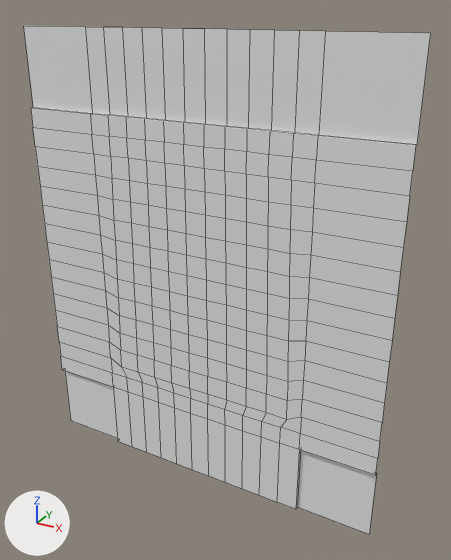
Renders of the FBX model Assets/Models/Traffic/Roads/Prop_MainRoadToRoad_T-Section.fbx from each side of a commit.
One viewpoint serves both versions: a 50 mm lens placed at (13.96, -1.82, 7.16), pointed at (6.96, 10.91, 0.8). The axes (+X, +Y, +Z) are drawn at lower left. The lights are the same throughout. Mesh edges are drawn as thin lines. Where no turn or scale is listed for an object, it has been applied to the vertices.

In view in the first picture: 'Prop_MainRoadToRoad_T-Section'.
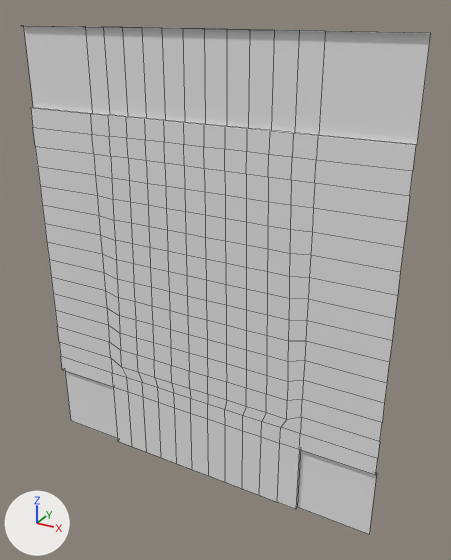
Commit message: Updated road assets

Where the change shows, as pixel boxes [x1, y1, x2, y2] in the pictures (451 x 560 px):
```json
{"object": "Prop_MainRoadToRoad_T-Section", "change": "reshaped", "before": [24, 25, 431, 534], "after": [23, 25, 431, 534]}
{"part": 1, "of": "me_mesh_mainroadtoroad_t_section", "change": "added", "after": [23, 25, 392, 33]}
```

Edits to the scene script, one JSON object a line:
```json
{"block": "me_mesh_mainroadtoroad_t_section", "where": "me_mesh_mainroadtoroad_t_section.from_pydata(...)  # 272 vertices, 238 faces; spans x -10.0..0.0, y 0.0..0.1, z -6.0..6.0"}
{"block": "me_mesh_mainroadtoroad_t_section", "where": "# used by ob_prop_mainroadtoroad_t_section; location = (11.36, 10.49, 0.7)"}
{"block": "me_mesh_mainroadtoroad_t_section", "where": "# verts and faces of me_mesh_mainroadtoroad_t_section; kept vertices keep their numbers, new ones are numbered from 272"}
{"block": "me_mesh_mainroadtoroad_t_section", "where": "# before: 8 (0.0, 0.1, 6.0) at pixel (430, 33), 9 (-10.0, 0.1, 6.0) at pixel (23, 25), 16 (-2.0, 0.1, 6.0) at pixel (325, 31), 22 (-8.0, 0.1, 6.0) at pixel (85, 26), 128 (-2.55, 0.1, 6.0) at pixel (299, 30)"}
{"block": "me_mesh_mainroadtoroad_t_section", "where": "# before: 129 (-3.09, 0.1, 6.0) at pixel (274, 30), 130 (-3.64, 0.1, 6.0) at pixel (250, 29), 131 (-4.18, 0.1, 6.0) at pixel (227, 29), 132 (-4.73, 0.1, 6.0) at pixel (204, 28), 133 (-5.27, 0.1, 6.0) at pixel (183, 28)"}
{"block": "me_mesh_mainroadtoroad_t_section", "where": "# before: 134 (-5.82, 0.1, 6.0) at pixel (162, 28), 135 (-6.36, 0.1, 6.0) at pixel (142, 27), 136 (-6.91, 0.1, 6.0) at pixel (122, 27), 137 (-7.45, 0.1, 6.0) at pixel (103, 27)"}
{"block": "me_mesh_mainroadtoroad_t_section", "change": "me_mesh_mainroadtoroad_t_section part 1"}
{"op": "add", "block": "me_mesh_mainroadtoroad_t_section", "code": "for new, old in zip([*range(272, 286)], [8, 9, 16, 22, *range(128, 138)]): verts[new] = verts[old] + (0.0, -0.1, 0.0)"}
{"op": "add", "block": "me_mesh_mainroadtoroad_t_section", "code": "faces += [(129, 130, 278, 277), (9, 273, 275, 22), (130, 131, 279, 278), (22, 275, 285, 137), (131, 132, 280, 279), (132, 133, 281, 280)]  # mat_mat_sidewalk (white #e7e7e7)"}
{"op": "add", "block": "me_mesh_mainroadtoroad_t_section", "code": "faces += [(133, 134, 282, 281), (134, 135, 283, 282), (16, 128, 276, 274), (135, 136, 284, 283), (128, 129, 277, 276), (8, 16, 274, 272)]  # mat_mat_sidewalk (white #e7e7e7)"}
{"op": "add", "block": "me_mesh_mainroadtoroad_t_section", "code": "faces += [(136, 137, 285, 284)]  # mat_mat_sidewalk (white #e7e7e7)"}
```
